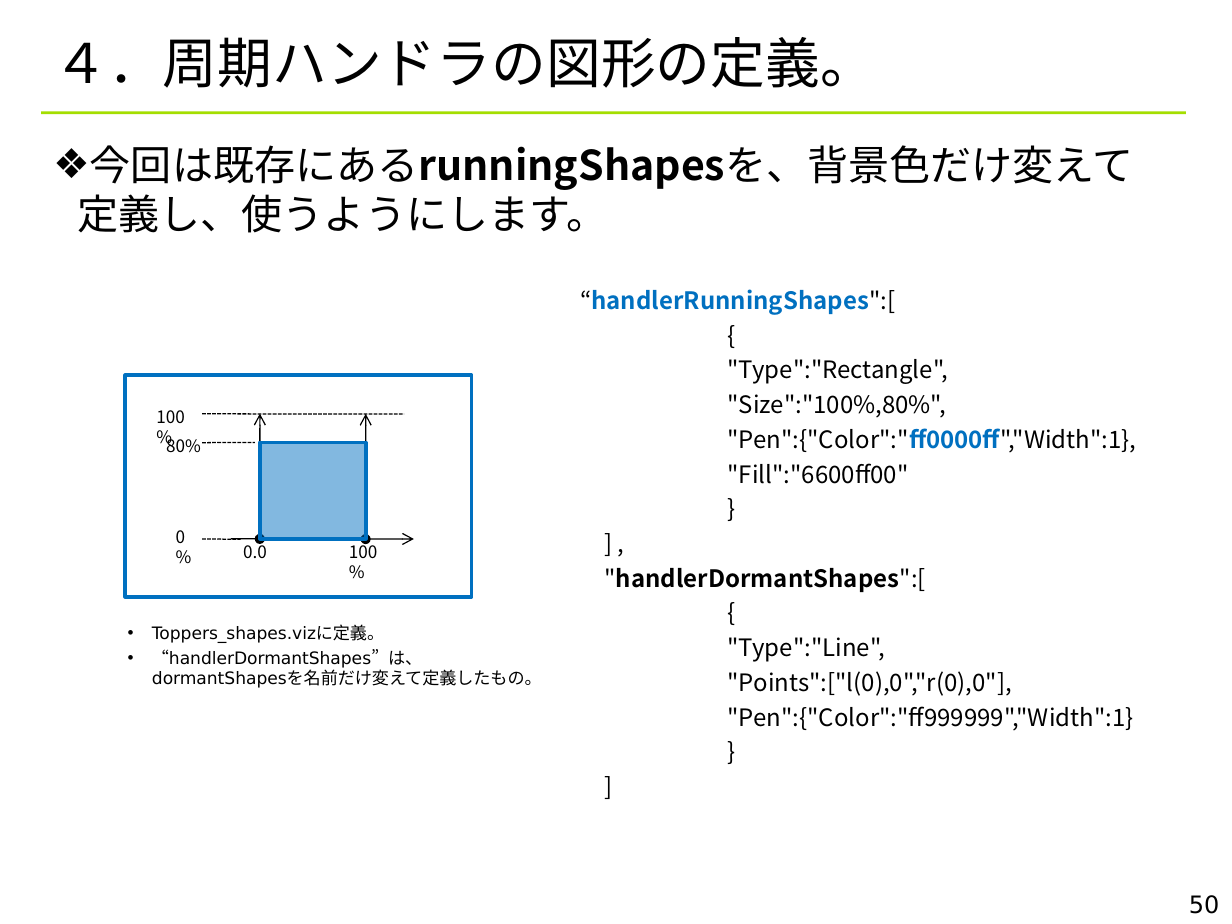
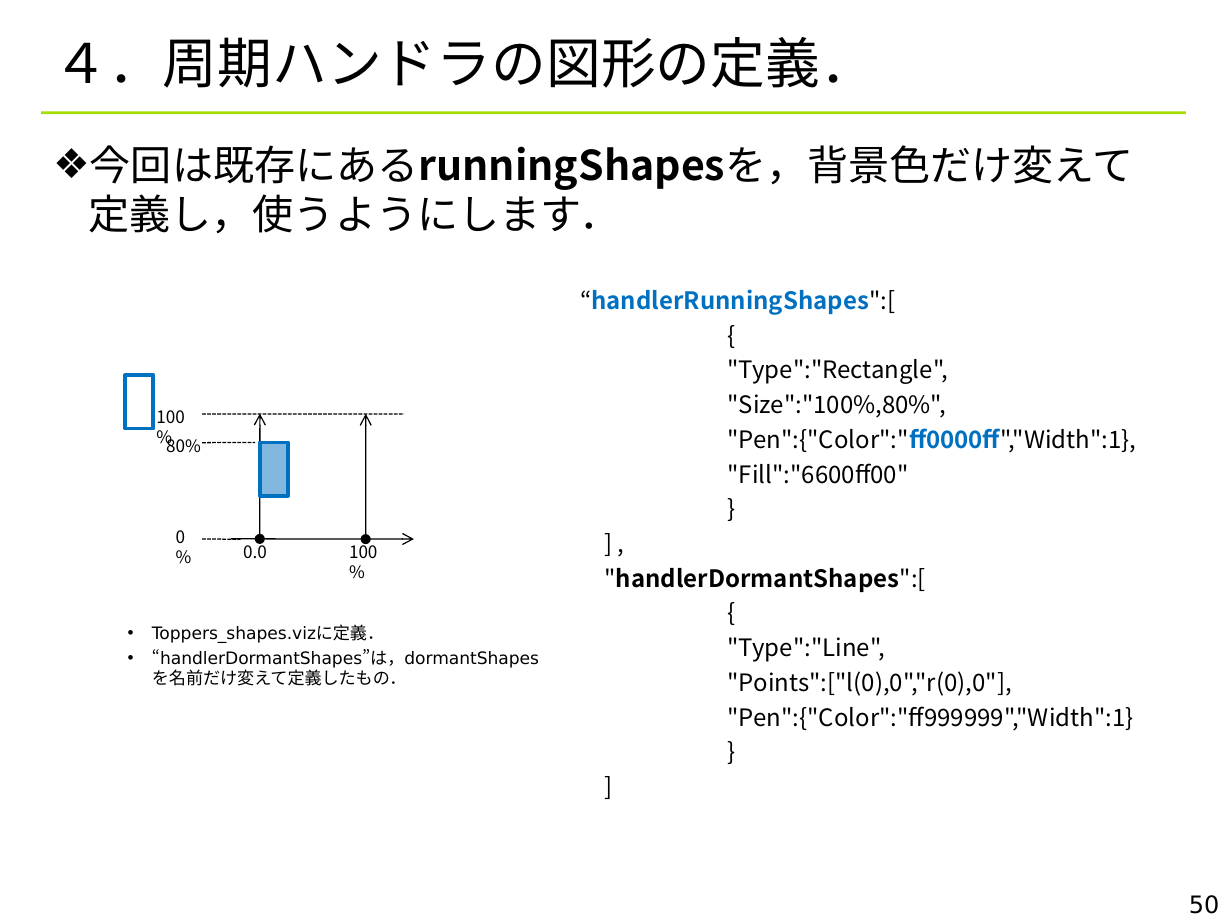
Before and after one commit to YixiaoLi/tlv4mc, a slide deck: slide 50 of doc/TLV_visualize_rules.ppt. Drawn at 1232x924 pixels with LibreOffice and Linux fonts; fonts in the diff are those of the drawing; background and template pictures are left out. Boxes give left, top, right and bottom in pixels: in the first picture for what was removed or moved away, otherwise in the second. Text is boxed around its words. In the diff, an @@ line names an element or a change of style, - is before the commit and + after.

```diff
--- a/doc/TLV_visualize_rules.ppt
+++ b/doc/TLV_visualize_rules.ppt
@@ title at (53, 37, 875, 88): text changed @@
-４．周期ハンドラの図形の定義。
+４．周期ハンドラの図形の定義．
@@ text at (89, 145, 1134, 234): text changed @@
-❖ 今回は既存にあるrunningShapesを、背景色だけ変えて定義し、使うようにします。
+❖ 今回は既存にあるrunningShapesを，背景色だけ変えて定義し，使うようにします．
@@ rectangle: place and size @@
-rectangle at (126, 376, 472, 598)
+rectangle at (126, 376, 154, 429)
@@ rectangle: place and size @@
-rectangle at (260, 442, 366, 538)
+rectangle at (260, 442, 288, 495)
@@ text at (152, 625, 539, 668): text changed @@
-• Toppers_shapes.vizに定義。
-• “handlerDormantShapes”は、dormantShapesを名前だけ変えて定義したもの。
+• Toppers_shapes.vizに定義．
+• “handlerDormantShapes”は，dormantShapesを名前だけ変えて定義したもの．
```
Also in this commit, not shown: 41 other slides changed, 4 other files.
